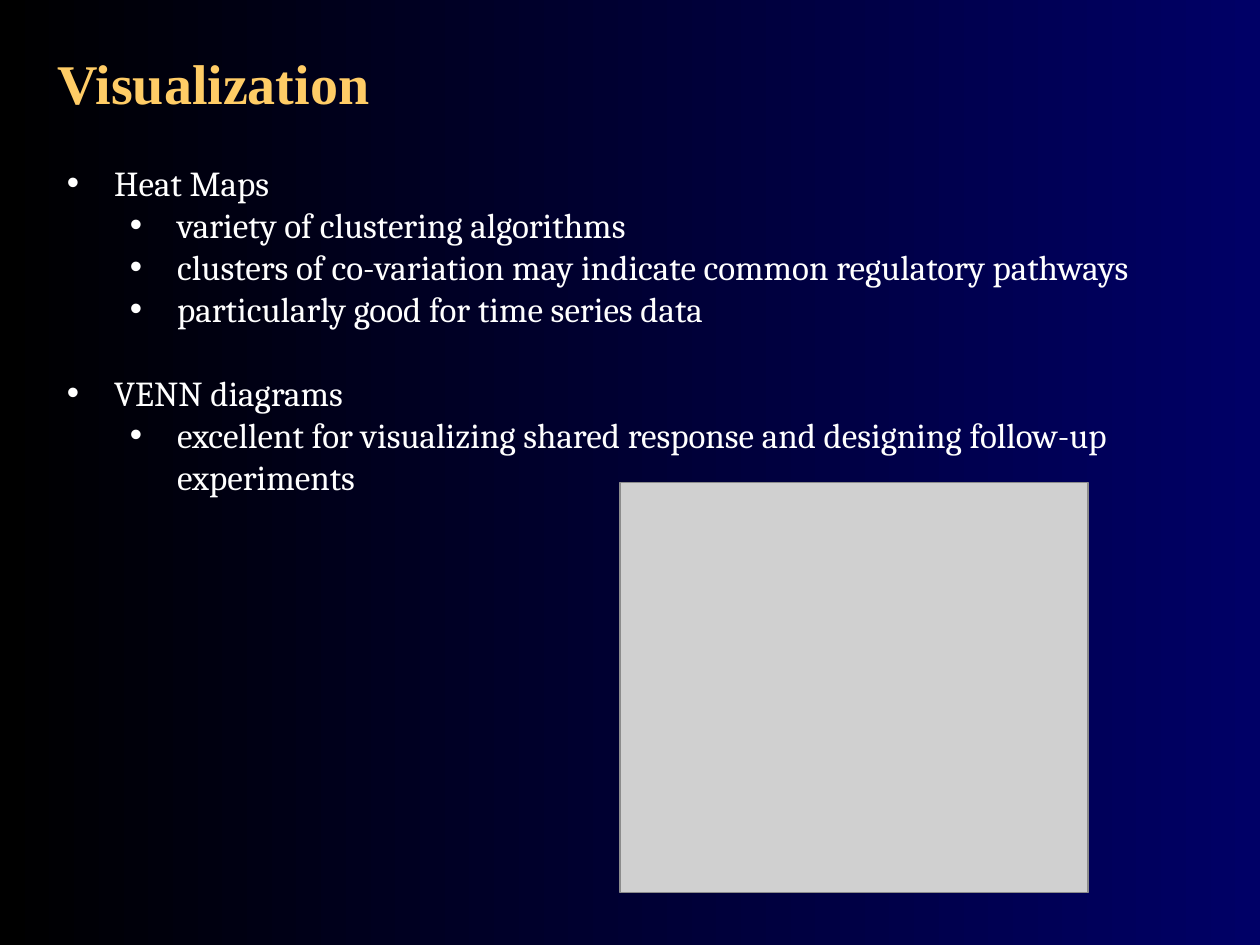
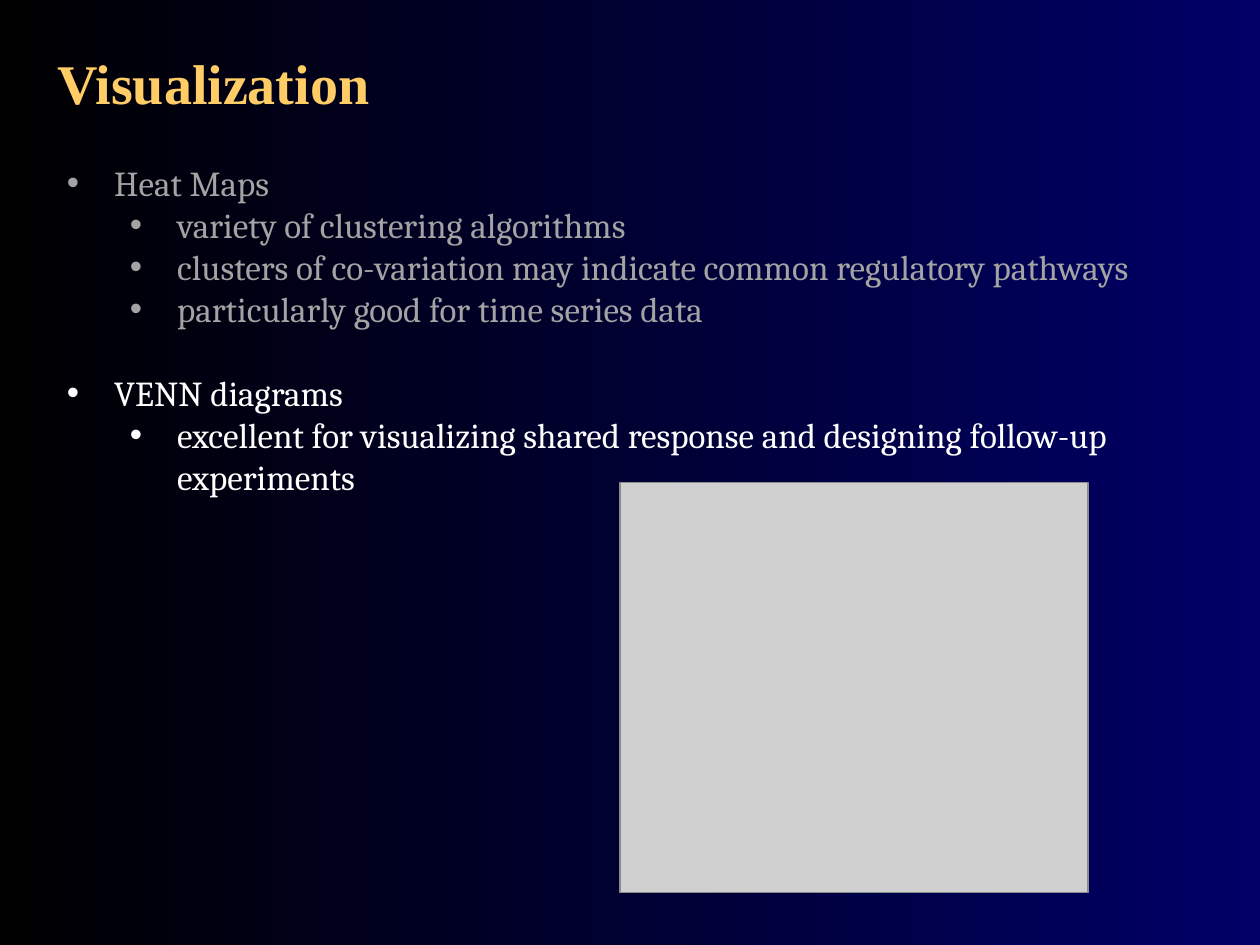
Before and after one commit to agmcarthur/Biochem-3BP3, a slide deck: slide 36 of Lectures/Lecture 8 - Gene Expression.pptx. Drawn at 1260x945 pixels with LibreOffice and Linux fonts; fonts in the diff are those of the drawing; grey boxes stand for pictures. Boxes give left, top, right and bottom in pixels: in the first picture for what was removed or moved away, otherwise in the second. Text is boxed around its words. In the diff, an @@ line names an element or a change of style, - is before the commit and + after.

```diff
--- a/Lectures/Lecture 8 - Gene Expression.pptx
+++ b/Lectures/Lecture 8 - Gene Expression.pptx
@@ text at <box>114,172,1129,330</box>: text colour #FFFFFF to #A3A3A3 in "Heat Maps", "variety of clustering algorithms", "clusters of co-variation may indicate common regulatory ...", "particularly good for time series data" @@
```
Also in this commit, not shown: 5 other slides changed.
